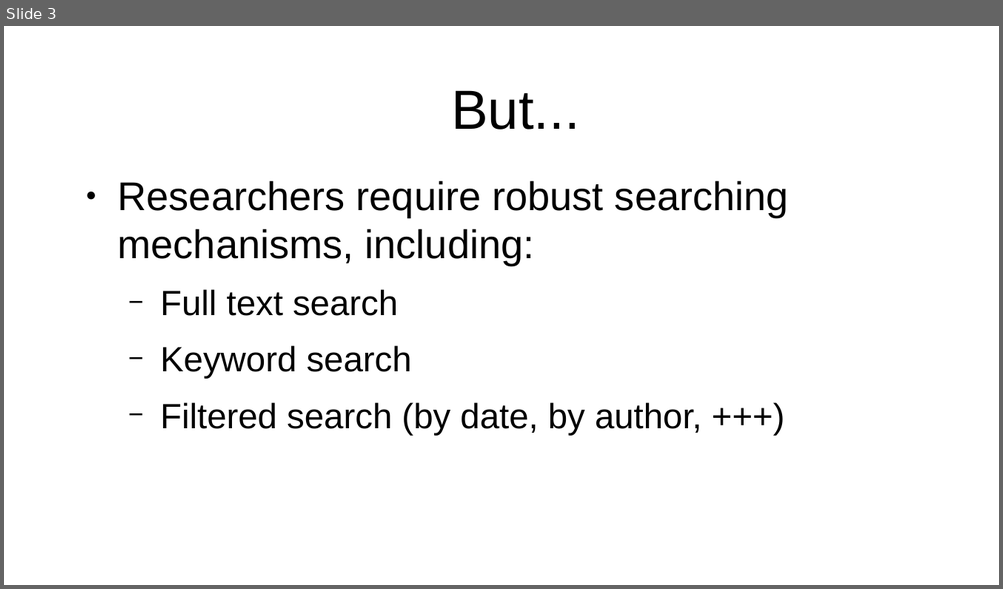
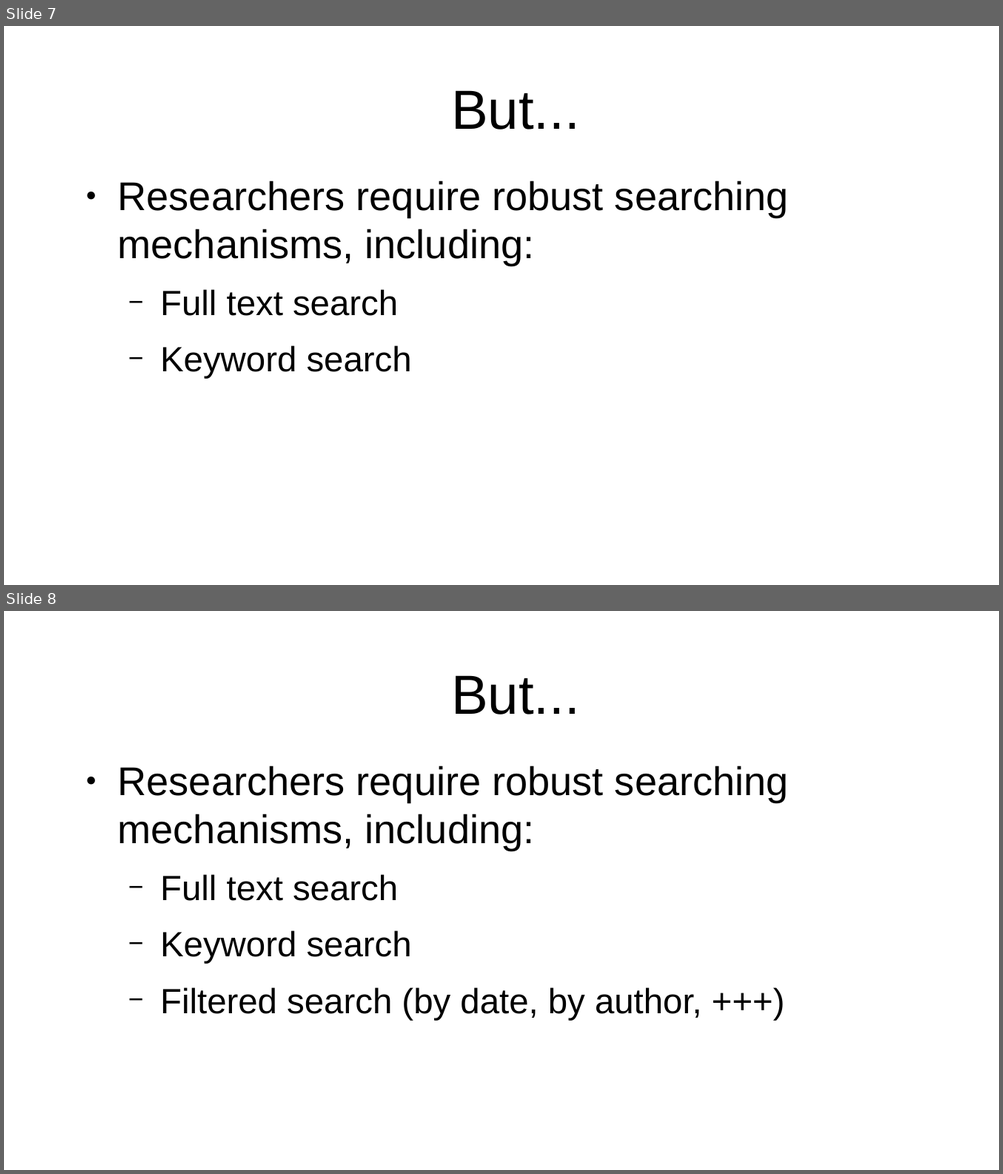
Before and after one commit to projectEndings/Endings, a slide deck: presentations/dhsi2020/staticSearch.odp. Shown one above the other, each under a label of ours: slide 3 before the commit, slides 7 and 8 after it. The pictures are 1003x589 and 1003x1174 pixels, drawn with LibreOffice and Linux fonts; fonts in the diff are those of the drawing. Boxes give left, top, right and bottom in pixels: in the first picture for what was removed or moved away, otherwise in the second. Text is boxed around its words. In the diff, an @@ line names an element or a change of style, - is before the commit and + after.

```diff
--- a/presentations/dhsi2020/staticSearch.odp
+++ b/presentations/dhsi2020/staticSearch.odp
@@ slide 7 added at (4, 26, 999, 585), background #FFFFFF @@
@@ title added at (451, 90, 580, 130), 44 pt, text #000000 @@
+But...
@@ text added at (118, 181, 788, 379), 32 pt, text #000000 @@
+● Researchers require robust searching mechanisms, including:
+  − Full text search
+  − Keyword search
@@ what was slide 3 is now slide 8 @@
```
Also in this commit, not shown: 2 slides changed, 10 other slides added.
